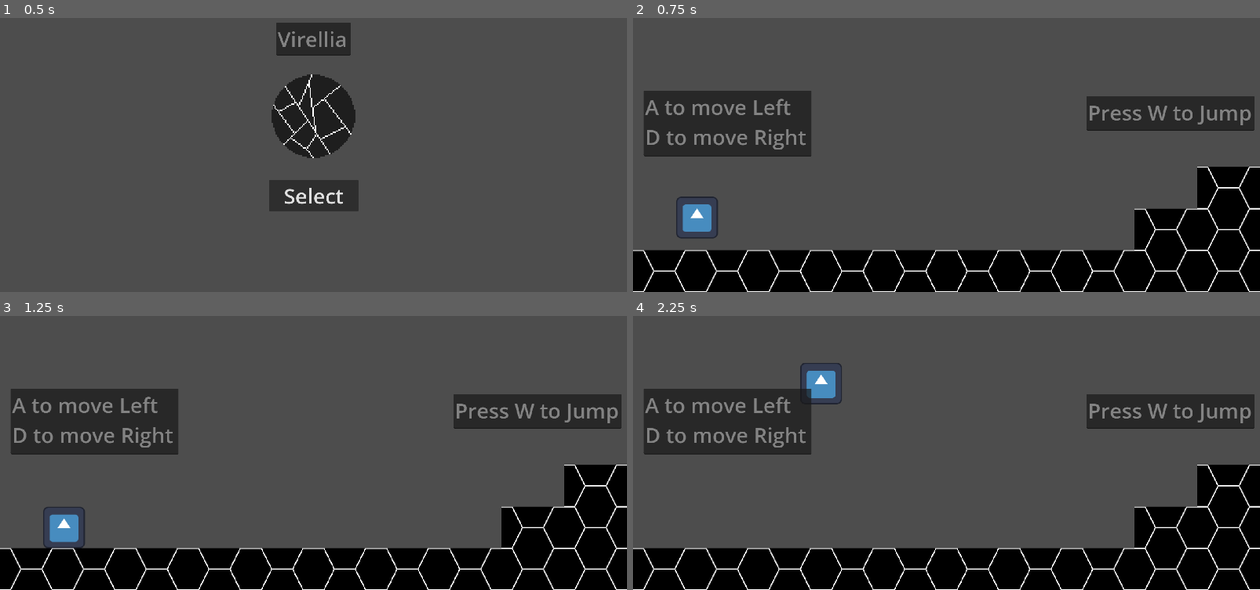
Above: before the commit, frames 1-4 (two rows, left to right).
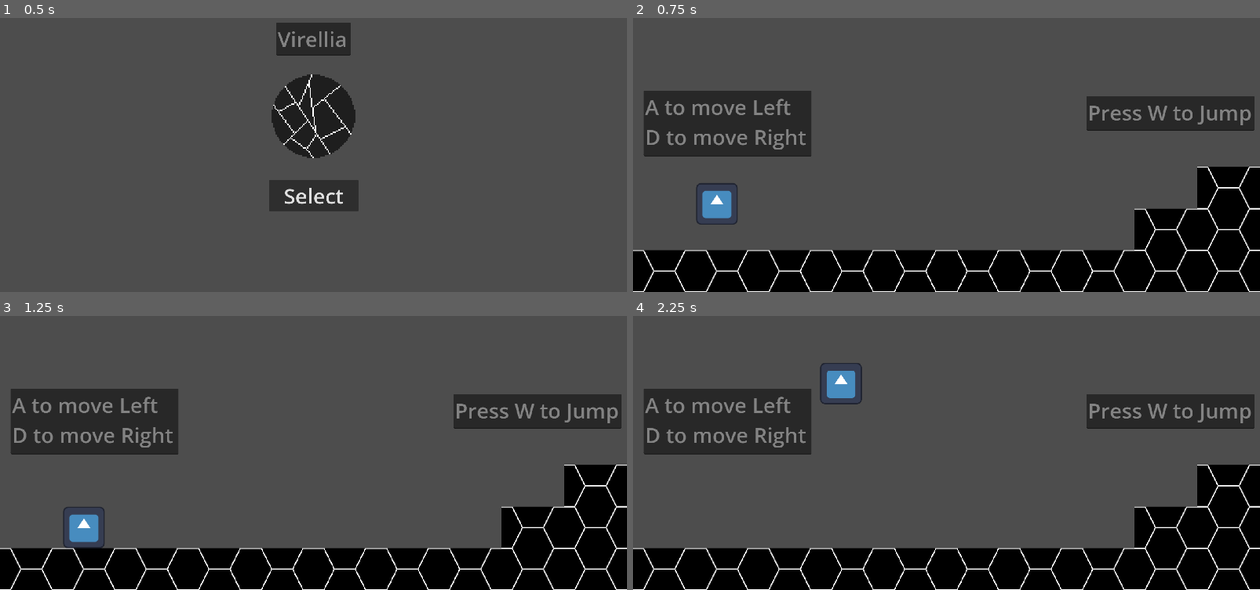
Above: after the commit, the same moments.

Repository: Shadow-Diamond/Platformer
Game: Godot game, scene res://Level-Scenes/LevelSelect.tscn
The game is run twice, just before and just after one commit, with the same random seed, the same clock (stepped at 60 frames per second) and the same inputs. The engine's default icon, where the game draws it, is replaced by a stand-in: a white triangle on a blue panel in a dark square.
Inputs:
- Up to frame 1 (0.5 s): no input
- Up to frame 2 (0.75 s): click "Select" at 0.5 s
- Up to frame 3 (1.25 s): no input
- Up to frame 4 (2.25 s): hold D (Right) from 1.28 s (still down); tap W (Up) at 1.52 s

Frame 1 is identical in both runs. In frame 2, 1.0% of the frame differs, in the area x 6-17%, y 60-81%; in frame 3, 0.8%; in frame 4, 0.8%.

Commit message:
Added Shardback Crawler's movement
Would not prevent the entity from walking off of a ledge though

Diff:
--- a/Character-Scenes/Enemy-Scenes/Virellia/Shardback_Crawler.tscn
+++ b/Character-Scenes/Enemy-Scenes/Virellia/Shardback_Crawler.tscn
@@ -93,23 +93,23 @@
 size = Vector2(25.9466, 28.9404)
 
 [node name="ShardbackCrawler" type="CharacterBody2D"]
-scale = Vector2(4.00824, 4.00824)
 collision_layer = 2
 collision_mask = 6
 script = ExtResource("1_vk2dh")
 
 [node name="AnimatedSprite2D" type="AnimatedSprite2D" parent="."]
+scale = Vector2(4, 4)
 sprite_frames = SubResource("SpriteFrames_wac4n")
 animation = &"Idle"
 frame_progress = 0.493093
 
 [node name="enemy_hit_box" type="CollisionShape2D" parent="."]
-visible = false
-position = Vector2(0, 1.51336)
+position = Vector2(0, 5.51336)
+scale = Vector2(4, 4)
 shape = SubResource("RectangleShape2D_6so4c")
 
 [node name="kill_box" type="Area2D" parent="."]
-visible = false
+scale = Vector2(4, 4)
 collision_layer = 2
 collision_mask = 3
 
@@ -118,4 +118,8 @@
 scale = Vector2(0.999999, 0.999999)
 shape = SubResource("RectangleShape2D_vk2dh")
 
+[node name="delay_timer" type="Timer" parent="."]
+one_shot = true
+
 [connection signal="body_entered" from="kill_box" to="." method="_on_kill_box_body_entered"]
+[connection signal="timeout" from="delay_timer" to="." method="_on_delay_timer_timeout"]
--- a/Level-Scenes/Virellia/Virellia_1.tscn
+++ b/Level-Scenes/Virellia/Virellia_1.tscn
@@ -11,7 +11,7 @@
 tile_map_data = PackedByteArray("AAAHAP//AAAAAAAAAAAIAP//AAAAAAAAAAAIAP7/AAAAAAAAAAAGAP//AAAAAAAAAAAFAP//AAAAAAAAAAAEAP …(1408 unchanged characters)…
 
 [node name="Player" parent="." instance=ExtResource("3_jpxfj")]
-position = Vector2(196, -241)
+position = Vector2(257, -283)
 Jump_Velocity = 960.0
 
 [node name="ShardbackCrawler" parent="." instance=ExtResource("3_vupj3")]
@@ -56,3 +56,7 @@
 
 [node name="Camera2D" type="Camera2D" parent="."]
 script = ExtResource("4_21lb3")
+
+[node name="ShardbackCrawler2" parent="." instance=ExtResource("3_vupj3")]
+position = Vector2(4302, -276)
+stationary = false
--- a/Scripts/PlayerMovement.gd
+++ b/Scripts/PlayerMovement.gd
@@ -13,7 +13,6 @@
 @onready var death_delay: Timer = $death_delay
 @onready var collision_shape_2d: CollisionShape2D = $CollisionShape2D
 @onready var restart_timer = $restart_timer
-
 
 var dead = false
 var health = 1
--- a/Scripts/Virellia/shardback_crawler.gd
+++ b/Scripts/Virellia/shardback_crawler.gd
@@ -3,10 +3,16 @@
 @onready var sprite: AnimatedSprite2D = $AnimatedSprite2D
 @onready var player: CharacterBody2D = $"../Player"
 @onready var kill_box: Area2D = $kill_box
+@onready var delay_timer = $delay_timer
 
 @export var stationary: bool = true
 
+static var speed = 10
+var flip_val = false
 var delayed: bool = false
+var prev_pos = null
+var cur_pos = null
+var flip_mult = -1
 
 func _ready() -> void:
 	sprite.play("Idle")
@@ -19,9 +25,22 @@
 	move_and_slide()
 
 	if !stationary:
-		pass
+		sprite.play("Walk")
+		sprite.flip_h = flip_val
+		velocity.x = speed * flip_mult
+		cur_pos = self.position.x
+		if cur_pos == prev_pos and !delayed:
+			flip_mult *= -1
+			flip_val = !flip_val
+			delay_timer.start()
+			delayed = true
+		prev_pos = cur_pos
 
 func _on_kill_box_body_entered(body: CharacterBody2D) -> void:
 	if body == player:
 		print("Enemy damage player signal")
 		player.emit_signal("hit_player")
+
+
+func _on_delay_timer_timeout():
+	delayed = false
